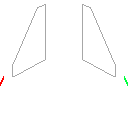
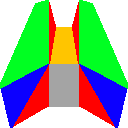
Before/after of a 128x128 layered artwork. What changed in the layer stack:
showed "poly", opacity 11% → 100% over [0, 0, 128, 128]
hid "base", painted on it over [0, 0, 128, 128]
